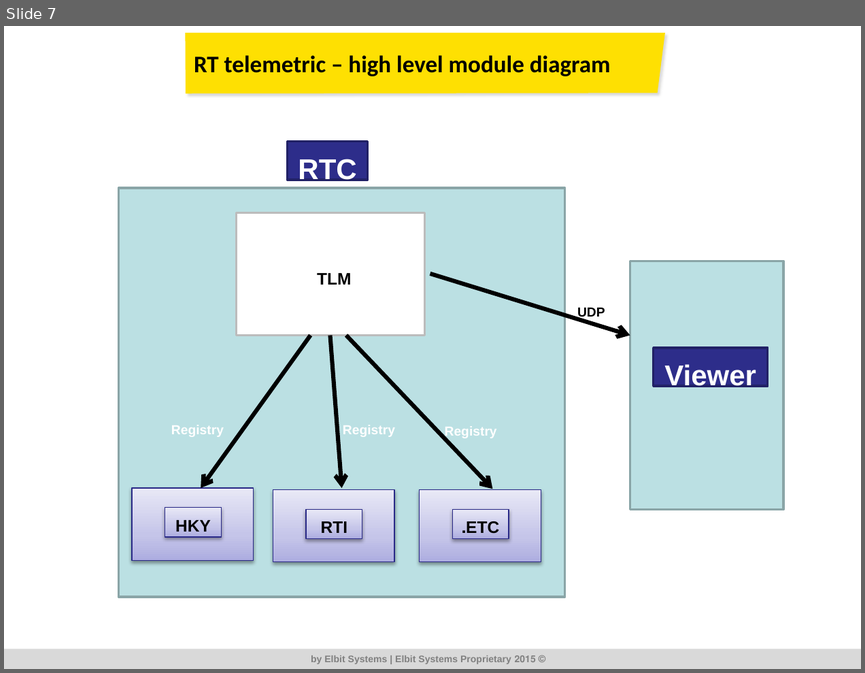
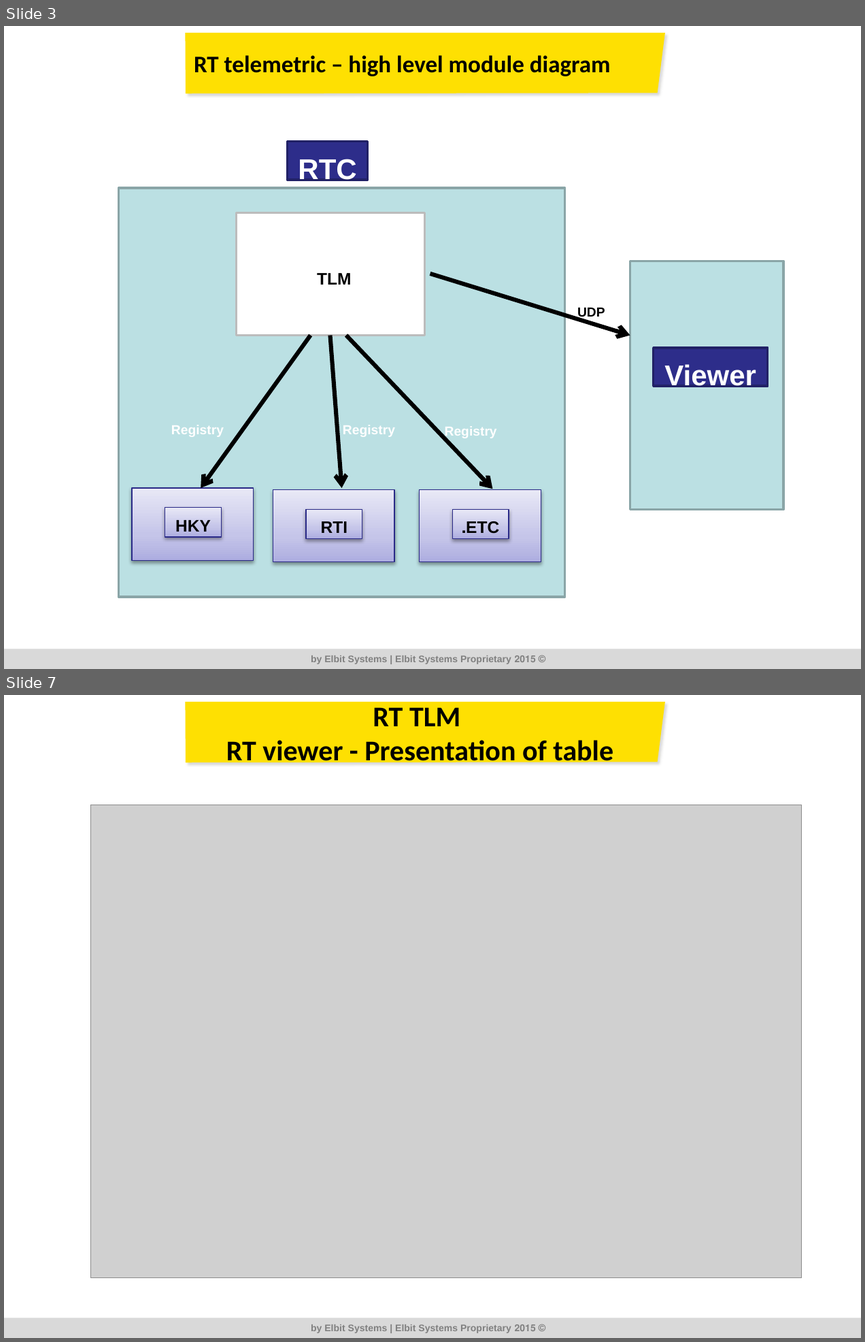
Before and after one commit to RoeeZinoueCommIT/Elbit_Telemetric, a slide deck: DR/Ver_1_002/ALPstar_TLM_DR_1_002.pptx. Shown one above the other, each under a label of ours: slide 7 before the commit, slides 3 and 7 after it; the slides between them are not shown. The pictures are 865x673 and 865x1342 pixels, drawn with LibreOffice and Linux fonts; fonts in the diff are those of the drawing; grey boxes stand for pictures; background and template pictures are left out. Boxes give left, top, right and bottom in pixels: in the first picture for what was removed or moved away, otherwise in the second. Text is boxed around its words. In the diff, an @@ line names an element or a change of style, - is before the commit and + after.

Commit message:
Commit fix: a. RTC: change header place to be first 2 byte in each packets at current values. b. RT viewer: Fix some issues and stability bugs.

```diff
--- a/DR/Ver_1_002/ALPstar_TLM_DR_1_002.pptx
+++ b/DR/Ver_1_002/ALPstar_TLM_DR_1_002.pptx
@@ slide 7 added at bbox=[4, 695, 861, 1338], background #FFFFFF at 68% opacity; not listed: 4 template elements that a slide beside it also shows @@
@@ title added at bbox=[226, 707, 613, 768], 24 pt, text #000000, bold @@
+RT TLM
+RT viewer - Presentation of table
@@ picture added at bbox=[90, 804, 801, 1277] @@
@@ what was slide 7 is now slide 3 @@
```
Also in this commit, not shown: 4 slides changed, 4 other slides added, 2 slides removed, 43 other files.
